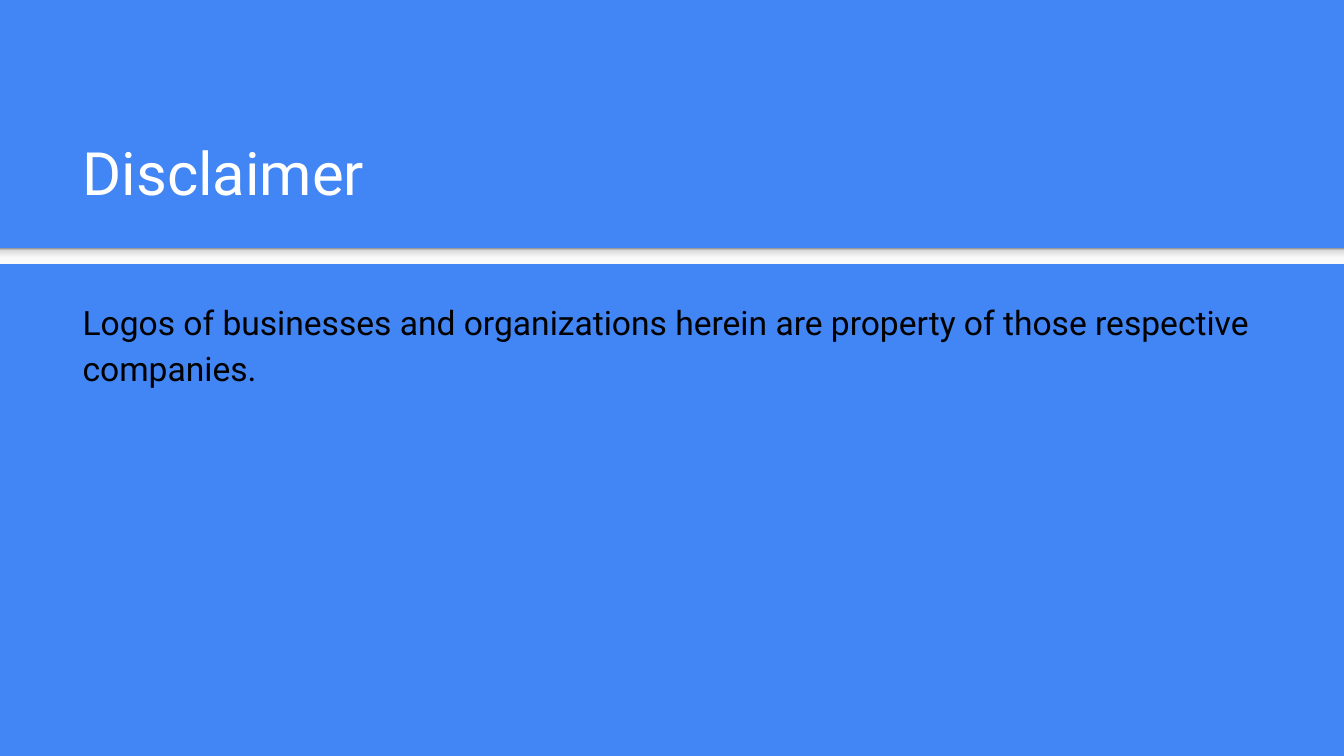
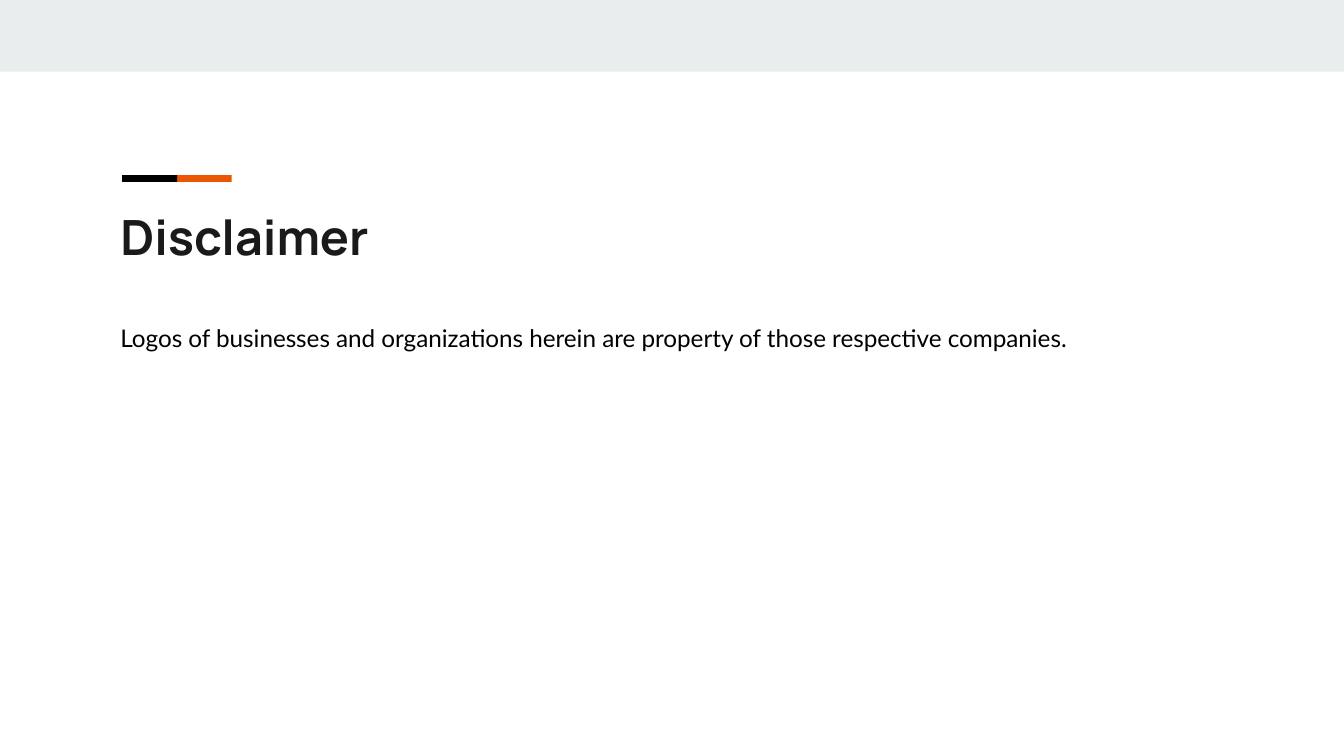
Before and after one commit to gazelle74/python-learning, a slide deck: slide 2 of Learn Python in 45 Minutes Supplement.pptx. Drawn at 1344x756 pixels with LibreOffice and Linux fonts; fonts in the diff are those of the drawing. Boxes give left, top, right and bottom in pixels: in the first picture for what was removed or moved away, otherwise in the second. Text is boxed around its words. In the diff, an @@ line names an element or a change of style, - is before the commit and + after.

```diff
--- a/Learn Python in 45 Minutes Supplement.pptx
+++ b/Learn Python in 45 Minutes Supplement.pptx
@@ background #4285F4 to #FFFFFF @@
@@ rectangle added at [0, 0, 1344, 71], fill #E9EDEE @@
@@ rectangle added at [122, 175, 177, 181], fill #000000 @@
@@ rectangle added at [176, 175, 231, 181], fill #EB5600 @@
@@ text "Disclaimer": place and size @@
-text "Disclaimer" at [83, 150, 365, 196]
+text "Disclaimer" at [120, 219, 368, 256]
@@ text "Disclaimer" at [120, 219, 368, 256]: size 32 to 26 pt, font Roboto to Manrope, text colour #FFFFFF to #1A1A1A, bold on; vertical alignment bottom to top @@
@@ rectangle removed at [0, 247, 1344, 263] @@
@@ text "Logos of businesses and organizations ...": place and size @@
-text "Logos of businesses and organizations ..." at [83, 309, 1248, 388]
+text "Logos of businesses and organizations ..." at [120, 329, 1067, 352]
@@ text "Logos of businesses and organizations ..." at [120, 329, 1067, 352]: size 18 to 13 pt, font Roboto to Lato @@
```
Also in this commit, not shown: 13 other slides changed.
